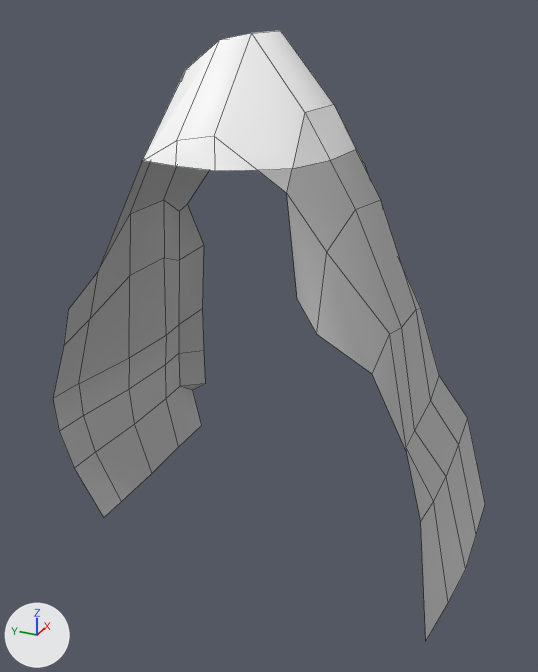
The FBX model Assets/Models/Environment/Mountain.fbx as it was, and as the next commit left it.
Camera for both pictures: a 50 mm camera at (-0.1664, -0.0853, 0.1406) aimed at (0.0016, -0.0097, 0.0566). Arrows for +X, +Y and +Z are at lower left; the lights stay in place. Mesh edges are drawn as thin lines.
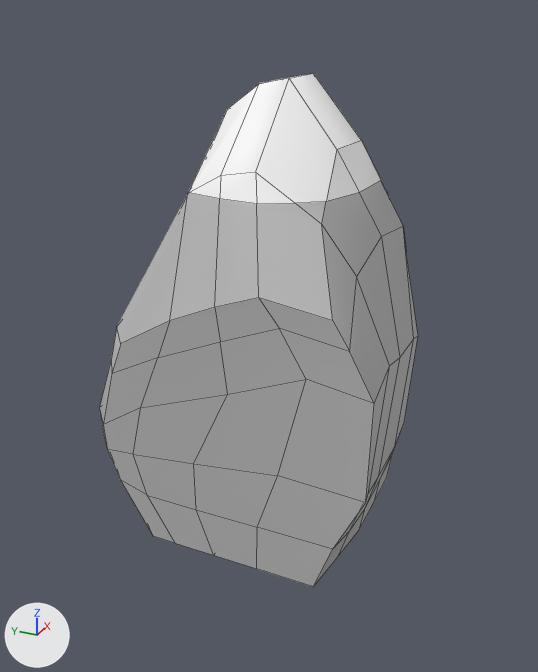
Diff of the bpy script that builds the scene:
```diff
--- a/Assets/Models/Environment/Mountain.fbx.py
+++ b/Assets/Models/Environment/Mountain.fbx.py
@@ me_mesh @@
 # used by ob_pcube1; location = (0.0, 0.0, 0.03); rotation_euler = (1.571, 0.0, 0.0), in degrees (90, 0, 0); scale = (0.06, 0.06, 0.06)
-me_mesh.from_pydata(...)  # 92 vertices, 70 faces; spans x -0.5..0.73, y -0.52..1.71, z -0.77..1.15
+me_mesh.from_pydata(...)  # 142 vertices, 138 faces; spans x -0.5..0.74, y -0.52..1.71, z -0.77..0.68
+# me_mesh part 1
+# 11 vertices are removed from x -0.5..0.73, y -0.52..0.61, z 0.69..1.15
+# 10 faces are deleted
+# 9 vertices move from x -0.25..0.46, y -0.07..0.65, z 0.72..1.02 to x -0.25..0.46, y -0.38..0.56, z 0.54..0.67
+# 61 vertices are added at x -0.5..0.74, y -0.52..1.24, z -0.66..0.68
+# 75 new faces join them, mat_phong1 (grey #bcbcbc)
+# 3 new faces join them, mat_phong2 (white #fdfdfd)
 me_mesh.materials.append(mat_phong1)
@@ ob_pcube1 @@
 ob_pcube1 = bpy.data.objects.new('pCube1', me_mesh)
-ob_pcube1.location = (0.0, 0.0, 0.03)
+ob_pcube1.location = (0.0, -0.01, 0.03)
 ob_pcube1.rotation_euler = (1.571, 0.0, 0.0)  # degrees (90, 0, 0)
-ob_pcube1.scale = (0.06, 0.06, 0.06)
+ob_pcube1.scale = (0.0545, 0.0545, 0.0545)
```

Changed parts and their boxes [x1, y1, x2, y2] in the pictures (538 x 672 px):
'pCube1', reshaped, moved, rescaled (26% narrower, 16% shorter)
    before: [53, 30, 485, 641]
    after: [99, 73, 418, 587]
part 1 of me_mesh, built on
    before: [317, 200, 485, 641]
    after: [99, 193, 418, 587]
